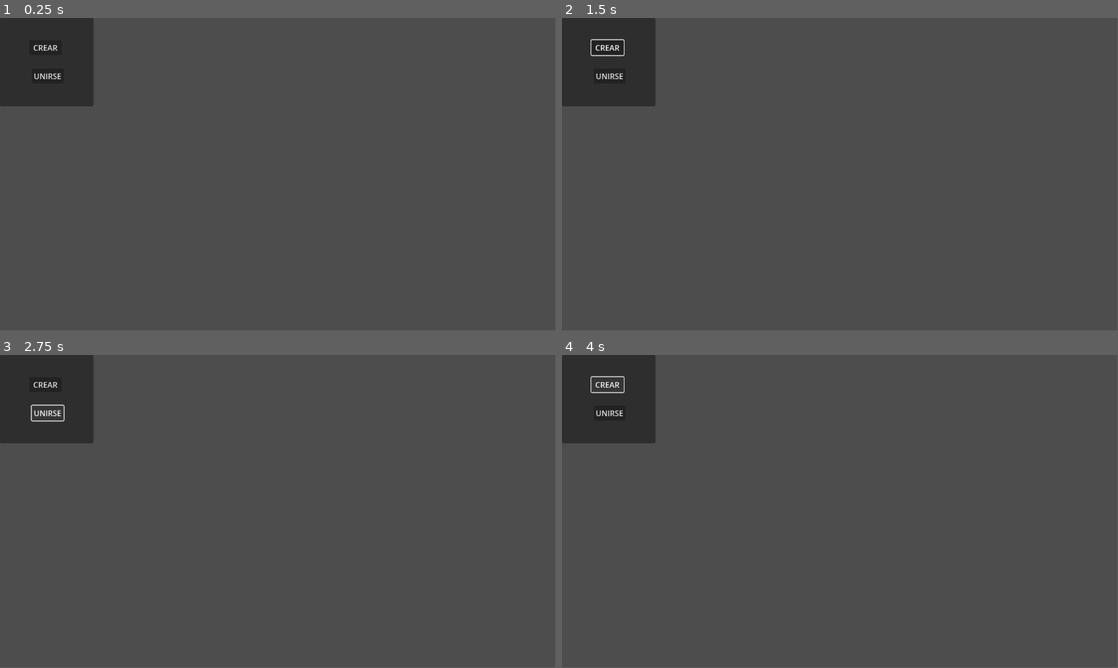
Above: before the commit, frames 1-4 (two rows, left to right).
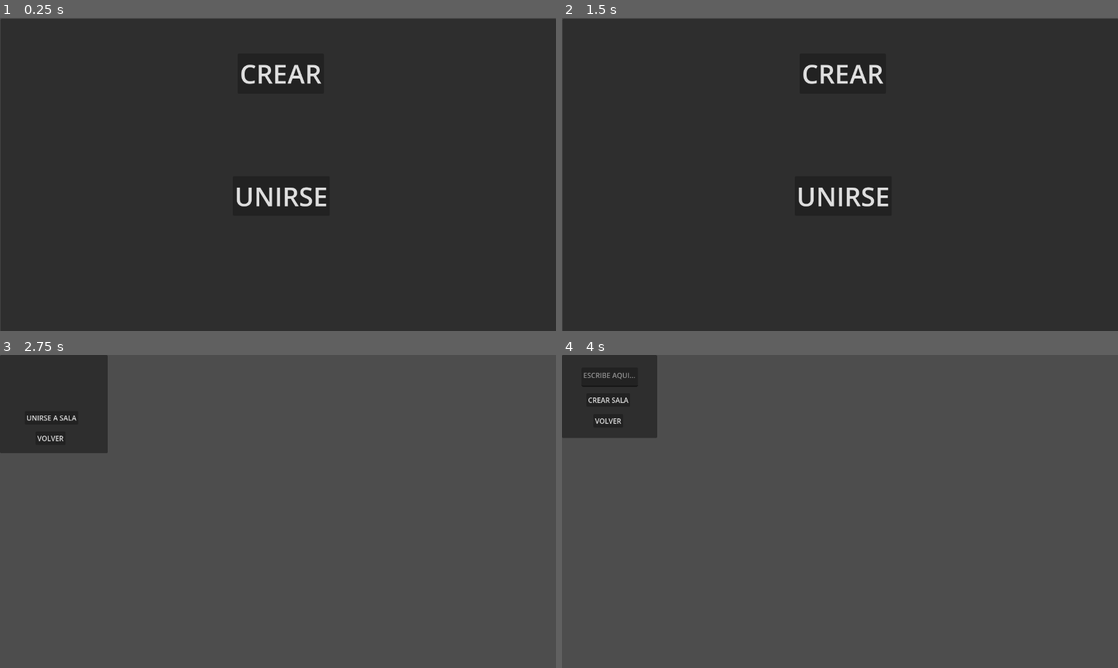
Above: after the commit, the same moments.

Repository: DarkNeku/TIEMPOMUERTO
Game: Godot game, scene res://SCENE/MAIN_MENU.tscn
Two runs of this game, one before a commit and one after it. Both use one fixed random seed, a clock stepped at 60 frames per second and the inputs below. Before the commit the project has no main scene; this scene is started directly in both runs.
Inputs (mouse positions are in pixels of both pictures, inside the frame that each line leads up to):
- Up to frame 1 (0.25 s): no input
- Up to frame 2 (1.5 s): click "CREAR" at 0.5 s; click (606, 83) at 1.25 s, where only the run after the commit has a clickable "VOLVER"
- Up to frame 3 (2.75 s): click "UNIRSE" at 2 s
- Up to frame 4 (4 s): click (612, 439) at 2.75 s, where only the run after the commit has a clickable "VOLVER"; click "CREAR" at 3.5 s
The window is 799x449 before the commit and 800x450 after it. Grey fills any space a smaller window leaves; there, only what the larger window draws over its background counts as a difference.

The runs differ from the first frame. In frame 1, 95% of the frame differs, in the area x 0-100%, y 0-100%; in frame 2, 95%; in frame 3, 1.6%; in frame 4, 0.7%.

Commit message:
4/11 22:11

Diff:
--- a/TIEMPOMUERTO/SCENE/MAIN_MENU.tscn
+++ b/TIEMPOMUERTO/SCENE/MAIN_MENU.tscn
@@ -6,22 +6,26 @@
 script = ExtResource("1_u6qdw")
 
 [node name="Panel" type="Panel" parent="."]
-offset_right = 194.0
-offset_bottom = 183.0
+offset_left = 1.0
+offset_top = 2.0
+offset_right = 1281.0
+offset_bottom = 722.0
 
 [node name="BTN_CREAR" type="Button" parent="Panel"]
 layout_mode = 0
-offset_left = 61.0
-offset_top = 46.0
-offset_right = 128.0
-offset_bottom = 77.0
+offset_left = 546.0
+offset_top = 80.0
+offset_right = 745.0
+offset_bottom = 172.0
+theme_override_font_sizes/font_size = 60
 text = "CREAR"
 
 [node name="BTN_UNIRSE" type="Button" parent="Panel"]
 layout_mode = 0
-offset_left = 66.0
-offset_top = 105.0
-offset_right = 132.0
-offset_bottom = 136.0
+offset_left = 535.0
+offset_top = 362.0
+offset_right = 758.0
+offset_bottom = 453.0
+theme_override_font_sizes/font_size = 60
 text = "UNIRSE
 "
--- a/TIEMPOMUERTO/SCRIPT/CREAR_SALA.gd
+++ b/TIEMPOMUERTO/SCRIPT/CREAR_SALA.gd
@@ -1 +1,7 @@
 extends Node2D
+
+func _ready():
+	$Panel/BTN_VOLVER.connect("pressed", Callable(self, "on_btn_volver_pressed"))
+
+func on_btn_volver_pressed():
+	get_tree().change_scene_to_file("res://SCENE/MAIN_MENU.tscn")
--- a/TIEMPOMUERTO/SCRIPT/MAIN_MENU.gd
+++ b/TIEMPOMUERTO/SCRIPT/MAIN_MENU.gd
@@ -1 +1,11 @@
 extends Node2D
+
+func _ready():
+	$Panel/BTN_CREAR.connect("pressed", Callable(self, "on_btn_crear_pressed"))
+	$Panel/BTN_UNIRSE.connect("pressed", Callable(self, "on_btn_unirse_pressed"))
+
+func on_btn_crear_pressed():
+	get_tree().change_scene_to_file("res://SCENE/CREAR_SALA.tscn")
+
+func on_btn_unirse_pressed():
+	get_tree().change_scene_to_file("res://SCENE/UNIRSE_SALA.tscn")
--- a/TIEMPOMUERTO/SCRIPT/UNIRSE_SALA.gd
+++ b/TIEMPOMUERTO/SCRIPT/UNIRSE_SALA.gd
@@ -1 +1,7 @@
 extends Node2D
+
+func _ready():
+    $Panel/BTN_VOLVER.connect("pressed", Callable(self, "on_btn_volver_pressed"))
+
+func on_btn_volver_pressed():
+    get_tree().change_scene_to_file("res://SCENE/MAIN_MENU.tscn")
--- a/TIEMPOMUERTO/project.godot
+++ b/TIEMPOMUERTO/project.godot
@@ -10,11 +10,19 @@
 
 [application]
 
-config/name="New Game Project"
+config/name="TIEMPOMUERTO"
+run/main_scene="uid://bgbmm001nwnjv"
 config/features=PackedStringArray("4.4", "GL Compatibility")
 config/icon="res://icon.svg"
+
+[display]
+
+window/size/viewport_width=1280
+window/size/viewport_height=720
+window/stretch/mode="viewport"
 
 [rendering]
 
 renderer/rendering_method="gl_compatibility"
 renderer/rendering_method.mobile="gl_compatibility"
+textures/vram_compression/import_etc2_astc=true
Not shown, changed: TIEMPOMUERTO/export_presets.cfg
Not shown, added: TIEMPOMUERTO/TIEMPOMUERTO.apk
Not shown, added: TIEMPOMUERTO/TIEMPOMUERTO.apk.idsig
